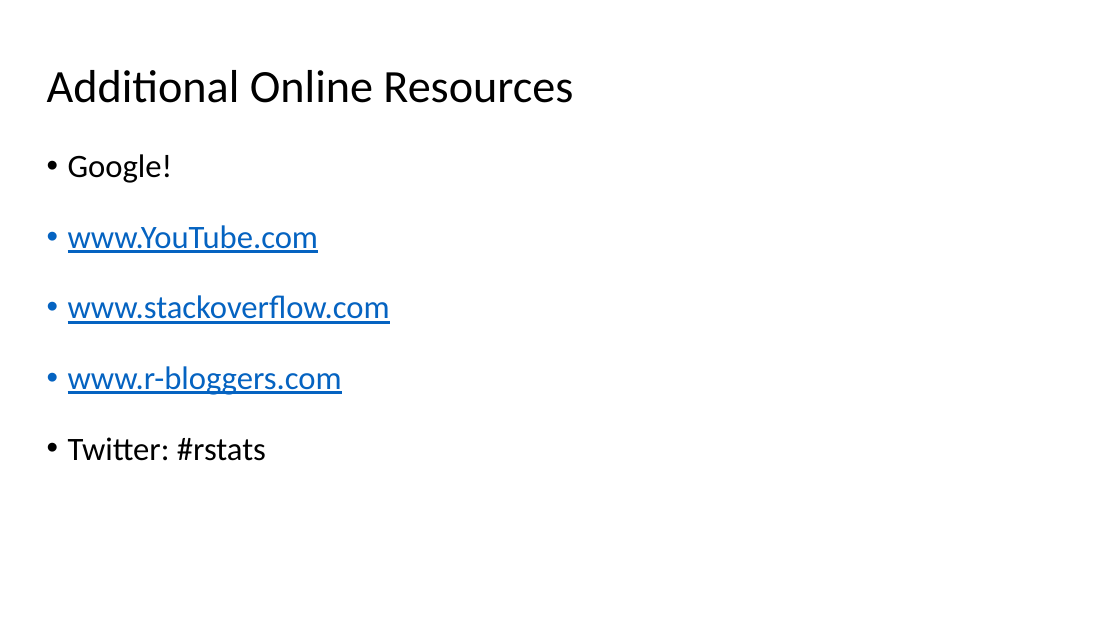
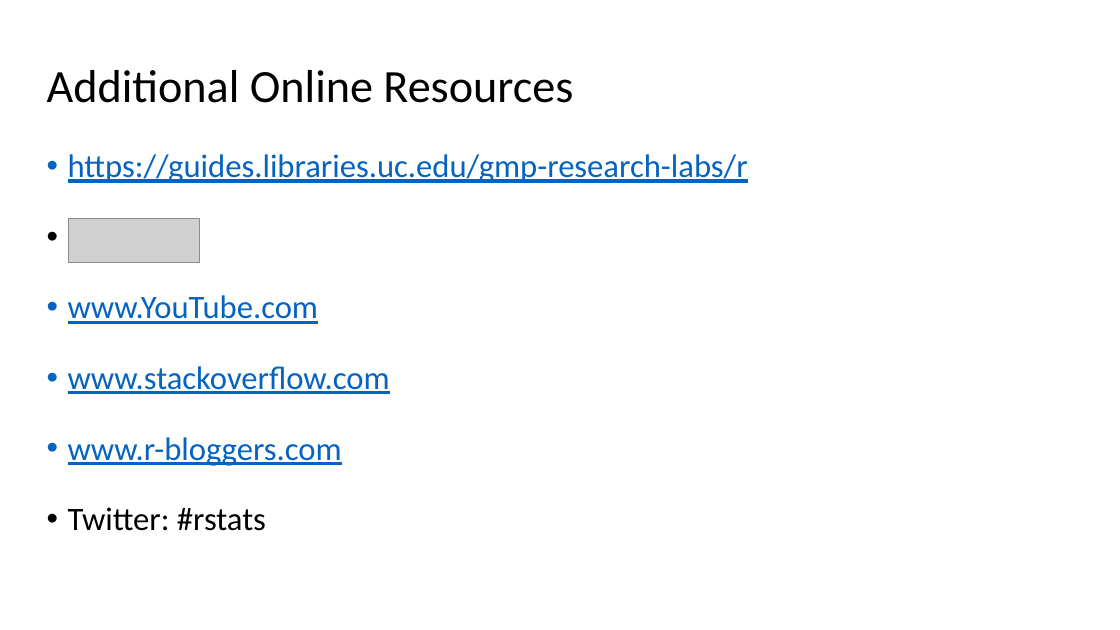
Before and after one commit to RAJohansen/UCL_Workshops, a slide deck: slide 18 of Intro_to_R/Introduction_to_R/Introduction to R.pptx (slide 21 before the commit). Drawn at 1120x630 pixels with LibreOffice and Linux fonts; fonts in the diff are those of the drawing; grey boxes stand for pictures. Boxes give left, top, right and bottom in pixels: in the first picture for what was removed or moved away, otherwise in the second. Text is boxed around its words. In the diff, an @@ line names an element or a change of style, - is before the commit and + after.

```diff
--- a/Intro_to_R/Introduction_to_R/Introduction to R.pptx
+++ b/Intro_to_R/Introduction_to_R/Introduction to R.pptx
@@ text at (68, 154, 748, 183): text changed; text colour #000000 to #0563C1 @@
-• Google!
+• https://guides.libraries.uc.edu/gmp-research-labs/r
@@ picture added at (68, 218, 199, 263) @@
```
Also in this commit, not shown: 3 other slides changed, 4 slides removed.
